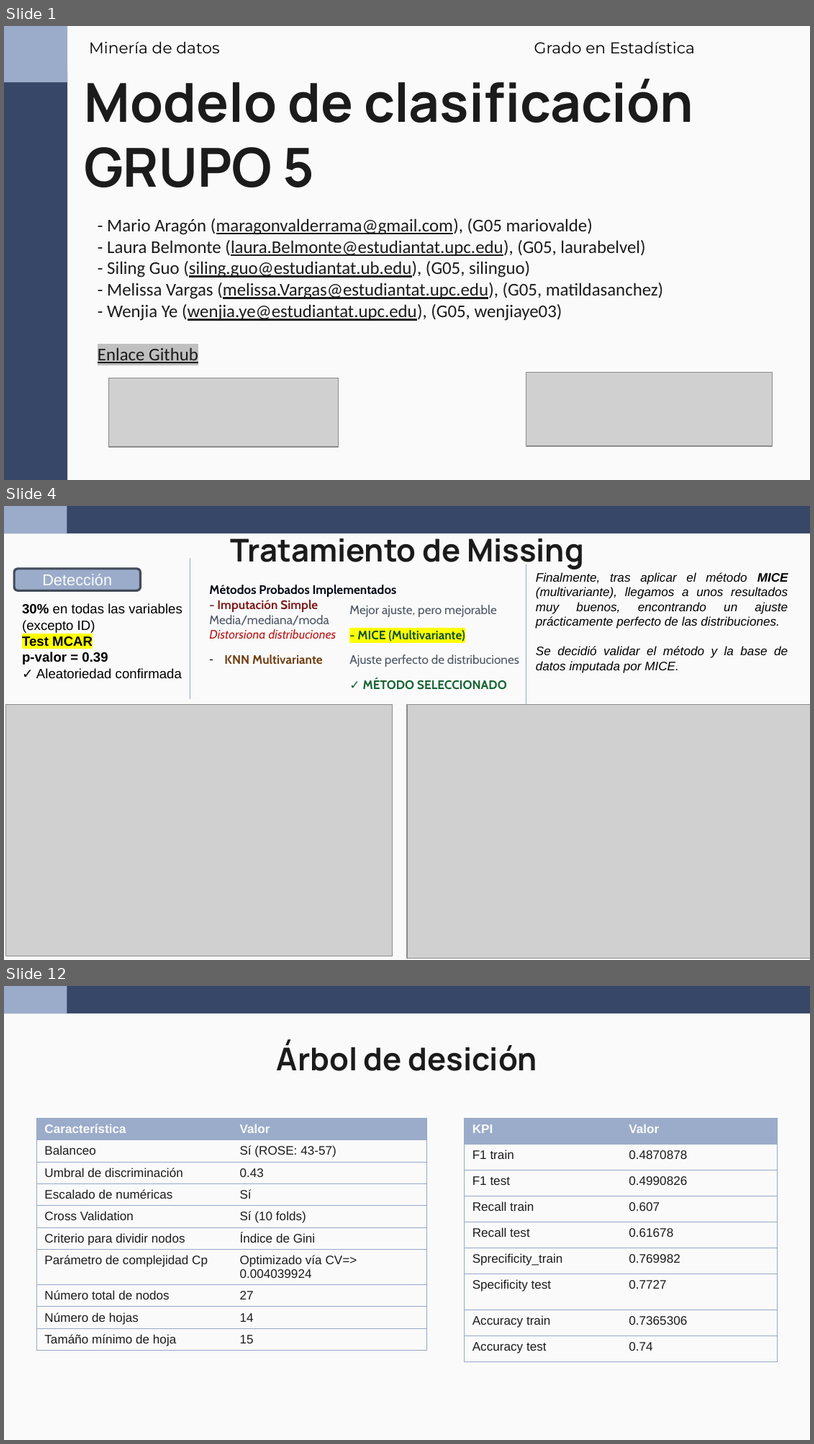
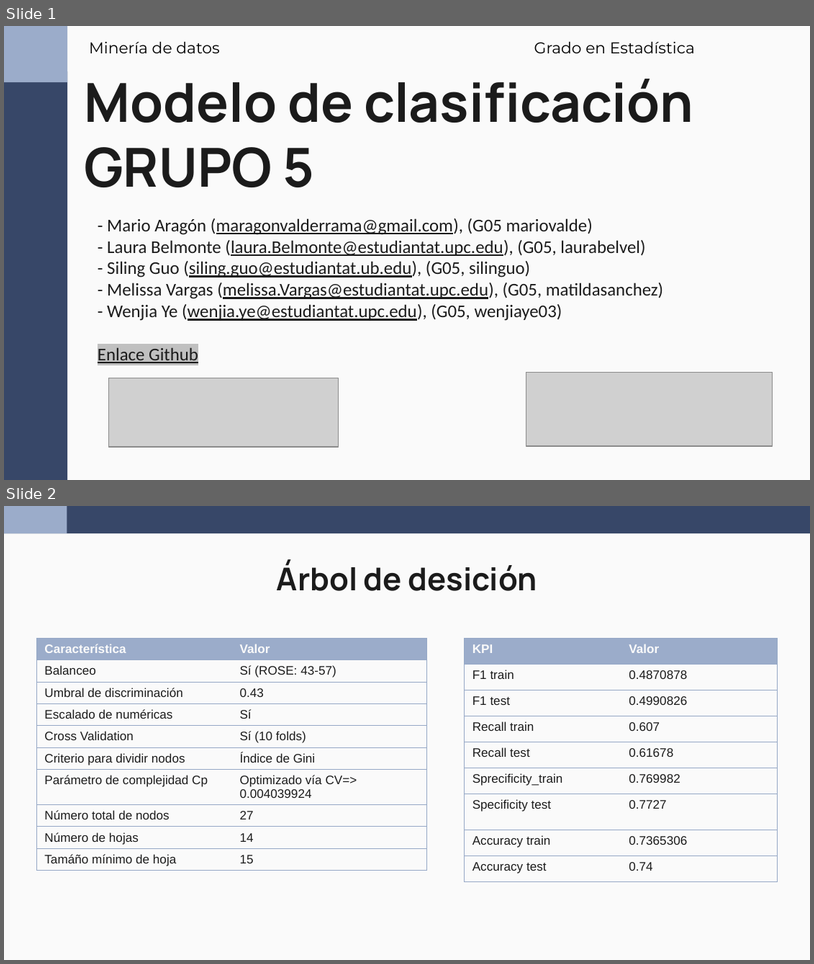
Before and after one commit to wen2111/Mineria, a slide deck: Entrega_2/00.REPORTE/Reporte_Grupo5.pptx. Shown one above the other, each under a label of ours: slides 1, 4 and 12 before the commit, slides 1 and 2 after it; the slides between them are not shown. The pictures are 814x1444 and 814x964 pixels, drawn with LibreOffice and Linux fonts; fonts in the diff are those of the drawing; grey boxes stand for pictures. Boxes give left, top, right and bottom in pixels: in the first picture for what was removed or moved away, otherwise in the second. Text is boxed around its words. In the diff, an @@ line names an element or a change of style, - is before the commit and + after.

```diff
--- a/Entrega_2/00.REPORTE/Reporte_Grupo5.pptx
+++ b/Entrega_2/00.REPORTE/Reporte_Grupo5.pptx
@@ slide 4 removed at (x1=4, y1=506, x2=810, y2=960), background #FAFAFA; not listed: 2 template elements that a slide beside it also shows @@
@@ title removed at (x1=230, y1=533, x2=584, y2=570) @@
-Tratamiento de Missing
@@ rounded rectangle removed at (x1=15, y1=569, x2=141, y2=591) @@
-Detección
@@ line removed from (190, 559) to (190, 699) @@
@@ line removed from (526, 564) to (526, 705) @@
@@ text removed at (x1=209, y1=584, x2=397, y2=664) @@
-Métodos Probados Implementados
-- Imputación Simple
-Media/mediana/moda
-Distorsiona distribuciones
-– KNN Multivariante
@@ text removed at (x1=536, y1=572, x2=789, y2=673) @@
-Finalmente, tras aplicar el método MICE (multivariante), llegamos a unos resultados muy buenos, encontrando un ajuste prácticamente perfecto de las distribuciones.
-Se decidió validar el método y la base de datos imputada por MICE.
@@ text removed at (x1=22, y1=603, x2=183, y2=679) @@
-30% en todas las variables (excepto ID)
-Test MCAR
-p-valor = 0.39
-✓ Aleatoriedad confirmada
@@ text removed at (x1=350, y1=605, x2=520, y2=690) @@
-Mejor ajuste, pero mejorable
-- MICE (Multivariante)
-Ajuste perfecto de distribuciones
-✓ MÉTODO SELECCIONADO
@@ picture removed at (x1=5, y1=705, x2=392, y2=955) @@
@@ picture removed at (x1=407, y1=705, x2=810, y2=957) @@
@@ what was slide 12 is now slide 2 @@
```
Also in this commit, not shown: 1 slide changed, 5 slides added, 14 other slides removed, 9 other files.
